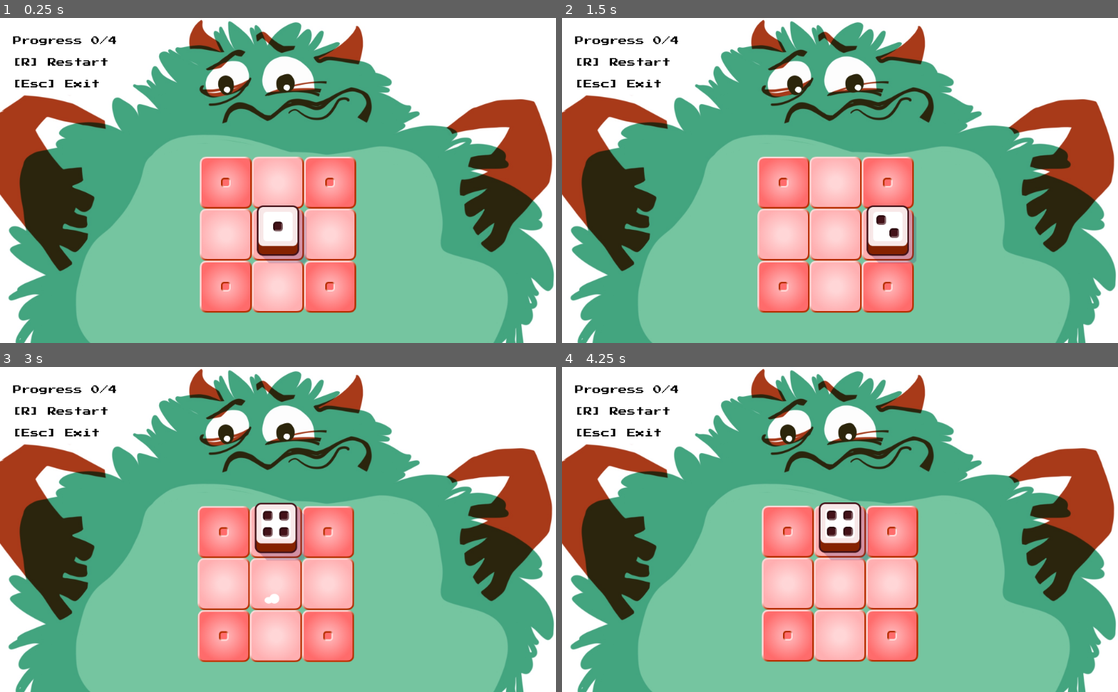
Above: before the commit, frames 1-4 (two rows, left to right).
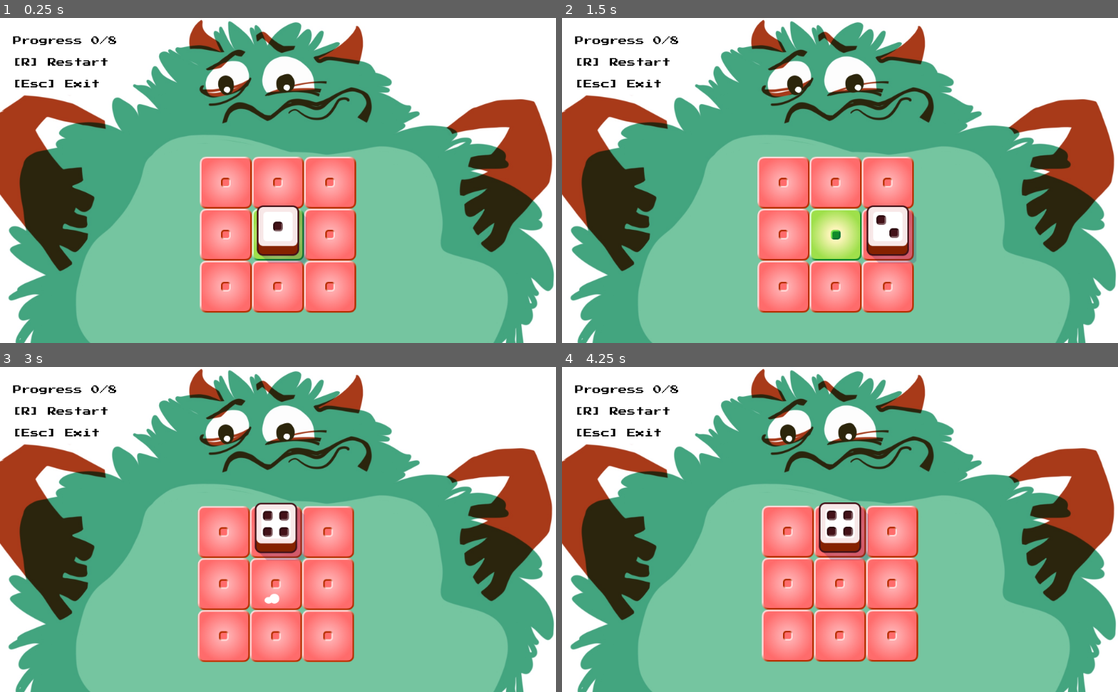
Above: after the commit, the same moments.

Repository: tonsky/GMTKJam2022
Game: Godot game, scene res://Levels/Level5.tscn
The game is run twice, just before and just after one commit, with the same random seed, the same clock (stepped at 60 frames per second) and the same inputs. This scene is started directly instead of the project's main scene.
Inputs:
- Up to frame 1 (0.25 s): no input
- Up to frame 2 (1.5 s): tap Enter (ui_accept) at 0.5, 0.77 s; hold Right (move_right) 0.53-1.28 s; hold Down (move_down) from 1.28 s (still down)
- Up to frame 3 (3 s): tap Enter (ui_accept) at 1.52, 2 s; release Down (move_down) at 2.03 s; hold Right (move_right) 2.03-2.78 s; tap R (restart_level) at 2.75 s; hold Up (move_up) from 2.78 s (still down)
- Up to frame 4 (4.25 s): tap Enter (ui_accept) at 3.02, 3.77 s; release Up (move_up) at 3.53 s; hold Left (move_left) from 3.53 s (still down)

The runs differ from the first frame. In frame 1, 5.6% of the frame differs, in the area x 19-64%, y 5-91%; in frame 2, 5.7%, in the area x 19-63%, y 5-91%; in frame 3, 5.5%; in frame 4, 5.4%.

Commit message:
Updated level 5

Diff:
--- a/Levels/Level5.tscn
+++ b/Levels/Level5.tscn
@@ -15,7 +15,7 @@
 tile_set = ExtResource( 4 )
 cell_size = Vector2( 128, 128 )
 format = 1
-tile_data = PoolIntArray( 0, 1, 0, 1, 0, 0, 2, 1, 0, 65536, 0, 0, 65537, 0, 0, 65538, 0, 0, 131072, 1, 0, 131073, 0, 0, 131074, 1, 0 )
+tile_data = PoolIntArray( 0, 1, 0, 1, 1, 0, 2, 1, 0, 65536, 1, 0, 65537, 7, 0, 65538, 1, 0, 131072, 1, 0, 131073, 1, 0, 131074, 1, 0 )
 
 [node name="Dice" parent="." instance=ExtResource( 2 )]
 position = Vector2( 192, 192 )
